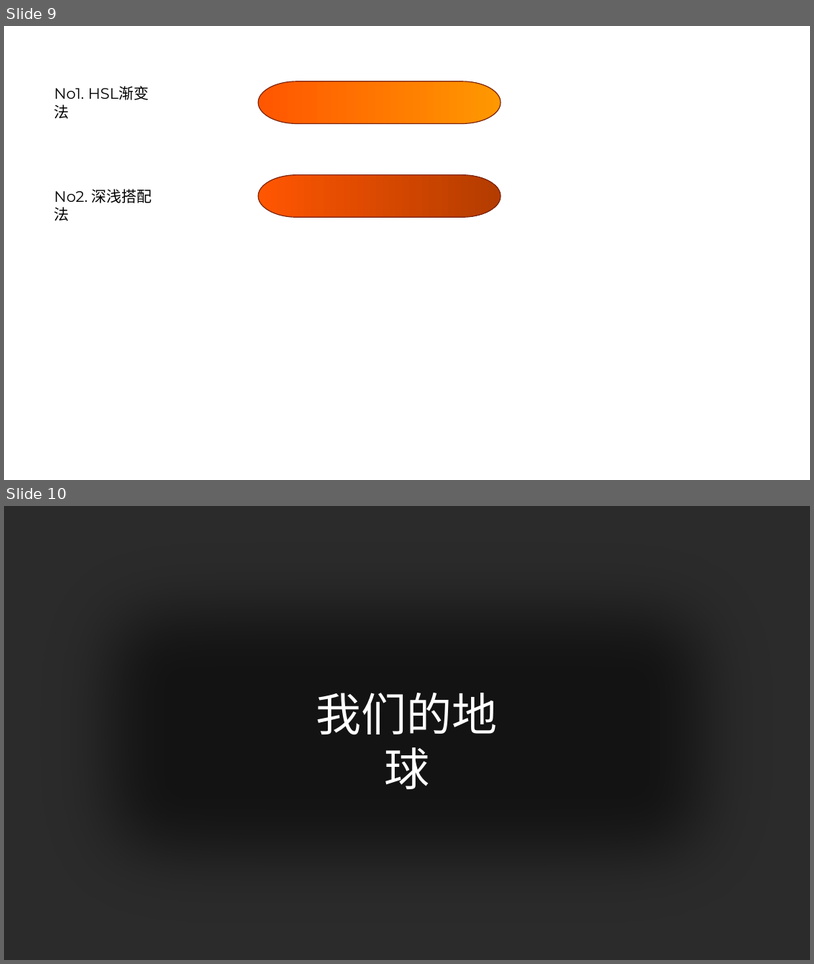
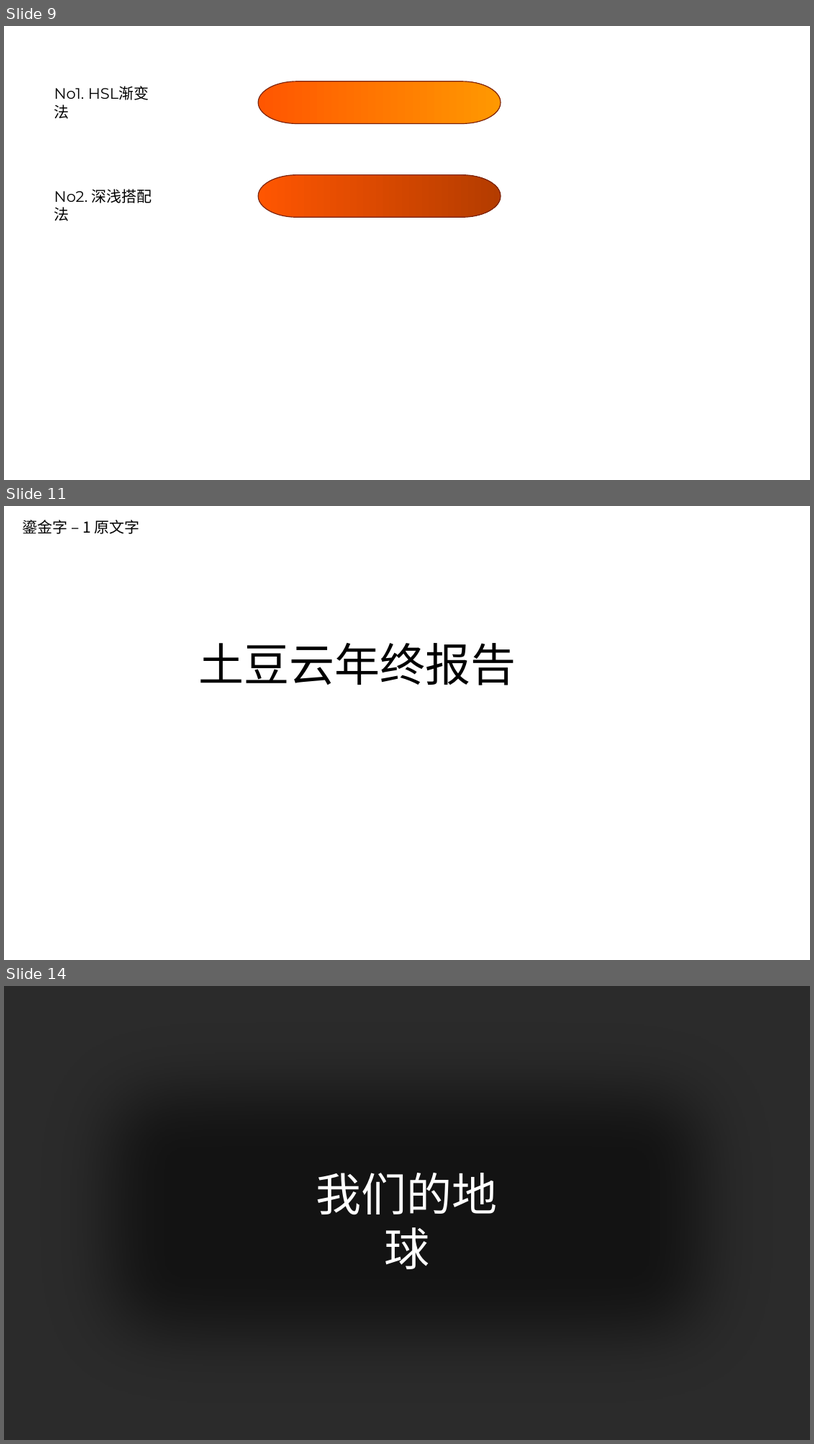
Before and after one commit to cloudboyyun/MyStudyRepository, a slide deck: StudyPPT/test1.pptx. Shown one above the other, each under a label of ours: slides 9 and 10 before the commit, slides 9, 11 and 14 after it; the slides between them are not shown. The pictures are 814x964 and 814x1444 pixels, drawn with LibreOffice and Linux fonts; fonts in the diff are those of the drawing; background and template pictures are left out; a plain dark background stands for a picture behind light text. Boxes give left, top, right and bottom in pixels: in the first picture for what was removed or moved away, otherwise in the second. Text is boxed around its words. In the diff, an @@ line names an element or a change of style, - is before the commit and + after.

```diff
--- a/StudyPPT/test1.pptx
+++ b/StudyPPT/test1.pptx
@@ slide 11 added at box(4, 506, 810, 960), background #FFFFFF @@
@@ text added at box(22, 520, 139, 534), 18 pt, text #000000 @@
+鎏金字 – 1 原文字
@@ text added at box(198, 643, 516, 685), 54 pt, text #000000 @@
+土豆云年终报告
@@ what was slide 10 is now slide 14 @@
```
Also in this commit, not shown: 5 other slides added, 4 other files.
